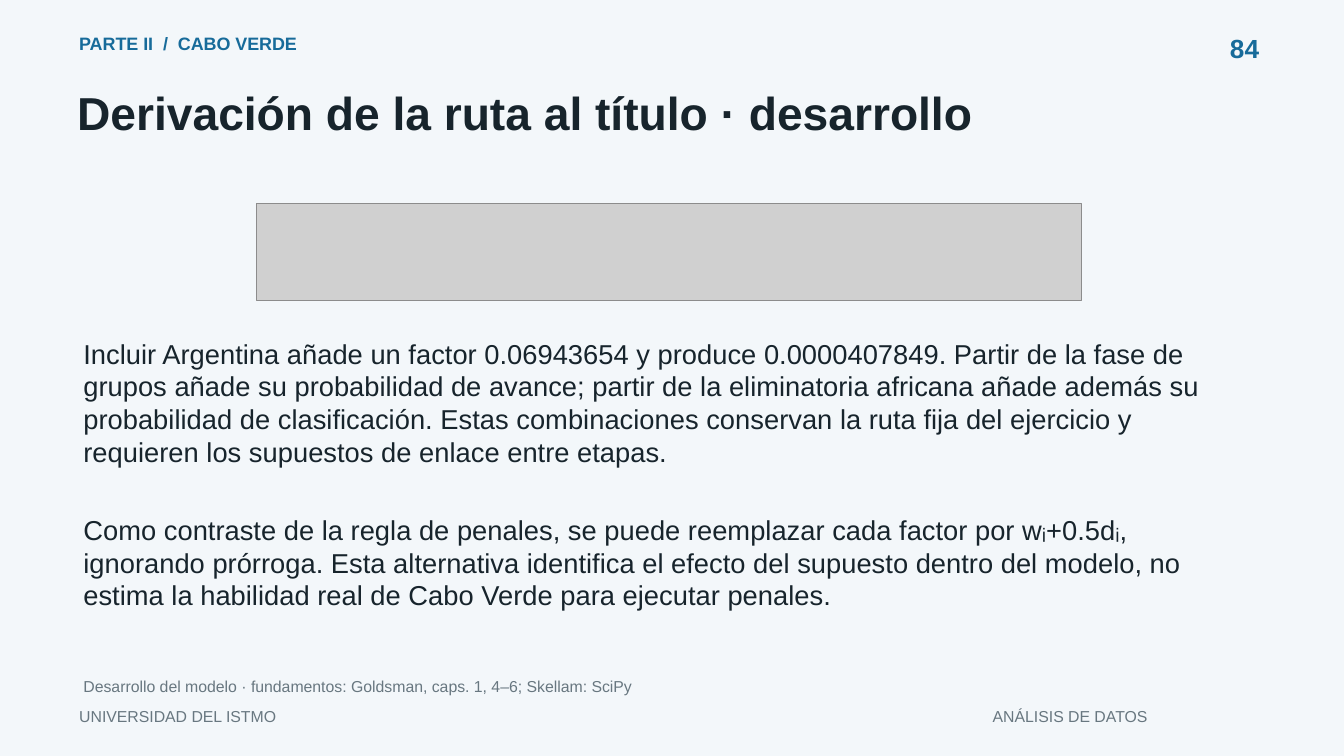
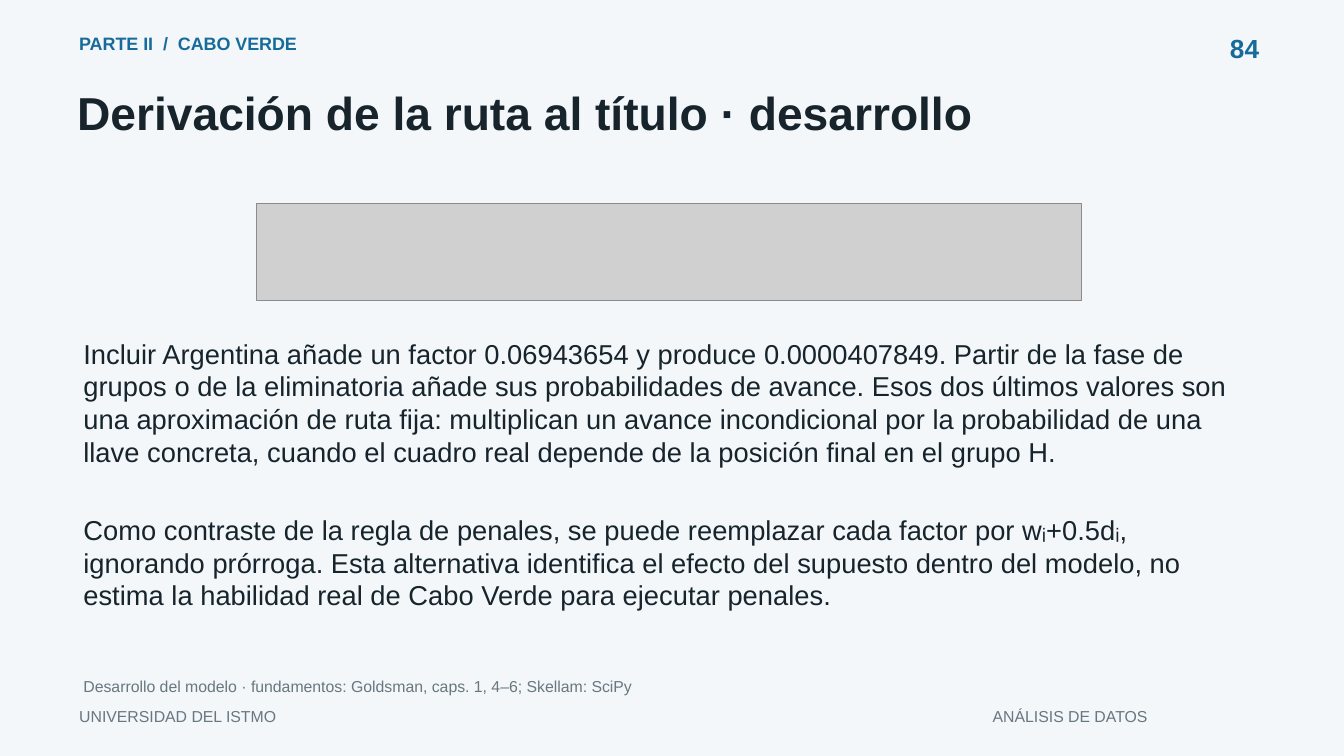
Before and after one commit to humbertovenavente/Proyecto1ADD, a slide deck: slide 84 of outputs/presentacion.pptx. Drawn at 1344x756 pixels with LibreOffice and Linux fonts; fonts in the diff are those of the drawing; grey boxes stand for pictures. Boxes give left, top, right and bottom in pixels: in the first picture for what was removed or moved away, otherwise in the second. Text is boxed around its words. In the diff, an @@ line names an element or a change of style, - is before the commit and + after.

```diff
--- a/outputs/presentacion.pptx
+++ b/outputs/presentacion.pptx
@@ text at box(83, 344, 1226, 467): text changed @@
-Incluir Argentina añade un factor 0.06943654 y produce 0.0000407849. Partir de la fase de grupos añade su probabilidad de avance; partir de la eliminatoria africana añade además su probabilidad de clasificación. Estas combinaciones conservan la ruta fija del ejercicio y requieren los supuestos de enlace entre etapas.
+Incluir Argentina añade un factor 0.06943654 y produce 0.0000407849. Partir de la fase de grupos o de la eliminatoria añade sus probabilidades de avance. Esos dos últimos valores son una aproximación de ruta fija: multiplican un avance incondicional por la probabilidad de una llave concreta, cuando el cuadro real depende de la posición final en el grupo H.
```
Also in this commit, not shown: 5 other slides changed, 21 other files.
